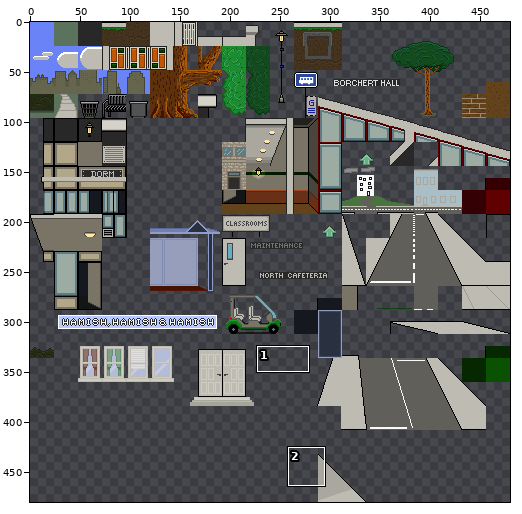
Sprite sheet -- src/images/tilesets/city.png. Above, an overview of the earlier version with the close-up marked.
Close-up. The starting point:
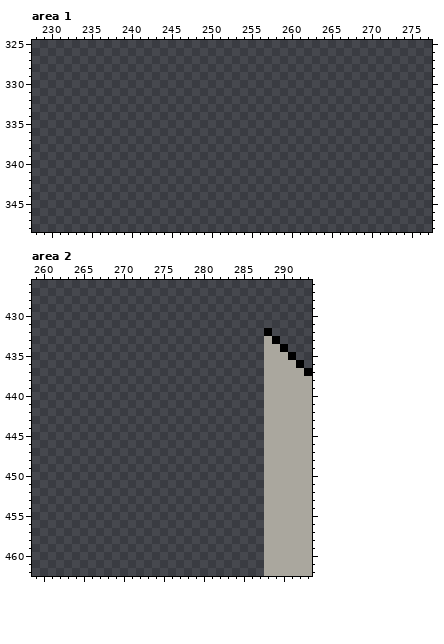
The file is 480x480 pixels. Pixels under 10% opacity are left out. Colours within 5 levels of each other are drawn and written as one. Shown: area 1: x 228..277, y 325..348; area 2: x 259..293, y 426..462.
And afterwards:
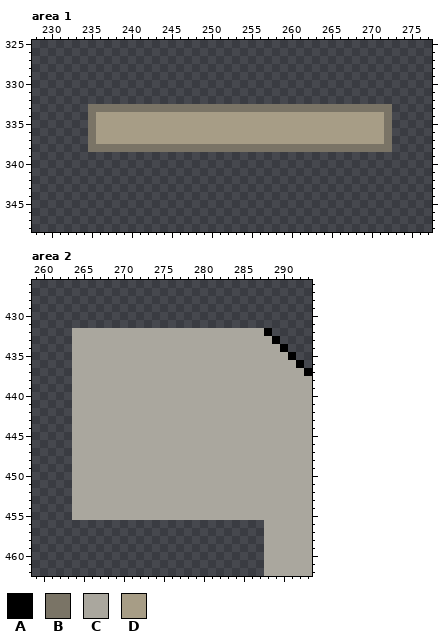
Palette (. is transparent): A #000000  B #7a7466  C #aaa79e  D #a79d86
What changed:
--- area 1
@@ x 228..277 @@
 332 ..................................................
-333 ..................................................
-334 ..................................................
-335 ..................................................
-336 ..................................................
-337 ..................................................
-338 ..................................................
+333 .......BBBBBBBBBBBBBBBBBBBBBBBBBBBBBBBBBBBBBB.....
+334 .......BDDDDDDDDDDDDDDDDDDDDDDDDDDDDDDDDDDDDB.....
+335 .......BDDDDDDDDDDDDDDDDDDDDDDDDDDDDDDDDDDDDB.....
+336 .......BDDDDDDDDDDDDDDDDDDDDDDDDDDDDDDDDDDDDB.....
+337 .......BDDDDDDDDDDDDDDDDDDDDDDDDDDDDDDDDDDDDB.....
+338 .......BBBBBBBBBBBBBBBBBBBBBBBBBBBBBBBBBBBBBB.....
 339 ..................................................
--- area 2
@@ x 259..293 @@
 431 ...................................
-432 .............................A.....
-433 .............................CA....
-434 .............................CCA...
-435 .............................CCCA..
-436 .............................CCCCA.
-437 .............................CCCCCA
-438 .............................CCCCCC
-439 .............................CCCCCC
-440 .............................CCCCCC
-441 .............................CCCCCC
-442 .............................CCCCCC
-443 .............................CCCCCC
-444 .............................CCCCCC
-445 .............................CCCCCC
-446 .............................CCCCCC
-447 .............................CCCCCC
-448 .............................CCCCCC
-449 .............................CCCCCC
-450 .............................CCCCCC
-451 .............................CCCCCC
-452 .............................CCCCCC
-453 .............................CCCCCC
-454 .............................CCCCCC
-455 .............................CCCCCC
+432 .....CCCCCCCCCCCCCCCCCCCCCCCCA.....
+433 .....CCCCCCCCCCCCCCCCCCCCCCCCCA....
+434 .....CCCCCCCCCCCCCCCCCCCCCCCCCCA...
+435 .....CCCCCCCCCCCCCCCCCCCCCCCCCCCA..
+436 .....CCCCCCCCCCCCCCCCCCCCCCCCCCCCA.
+437 .....CCCCCCCCCCCCCCCCCCCCCCCCCCCCCA
+438 .....CCCCCCCCCCCCCCCCCCCCCCCCCCCCCC
+439 .....CCCCCCCCCCCCCCCCCCCCCCCCCCCCCC
+440 .....CCCCCCCCCCCCCCCCCCCCCCCCCCCCCC
+441 .....CCCCCCCCCCCCCCCCCCCCCCCCCCCCCC
+442 .....CCCCCCCCCCCCCCCCCCCCCCCCCCCCCC
+443 .....CCCCCCCCCCCCCCCCCCCCCCCCCCCCCC
+444 .....CCCCCCCCCCCCCCCCCCCCCCCCCCCCCC
+445 .....CCCCCCCCCCCCCCCCCCCCCCCCCCCCCC
+446 .....CCCCCCCCCCCCCCCCCCCCCCCCCCCCCC
+447 .....CCCCCCCCCCCCCCCCCCCCCCCCCCCCCC
+448 .....CCCCCCCCCCCCCCCCCCCCCCCCCCCCCC
+449 .....CCCCCCCCCCCCCCCCCCCCCCCCCCCCCC
+450 .....CCCCCCCCCCCCCCCCCCCCCCCCCCCCCC
+451 .....CCCCCCCCCCCCCCCCCCCCCCCCCCCCCC
+452 .....CCCCCCCCCCCCCCCCCCCCCCCCCCCCCC
+453 .....CCCCCCCCCCCCCCCCCCCCCCCCCCCCCC
+454 .....CCCCCCCCCCCCCCCCCCCCCCCCCCCCCC
+455 .....CCCCCCCCCCCCCCCCCCCCCCCCCCCCCC
 456 .............................CCCCCC
Boxes around the changes in both close-ups, in picture pixels (x1, y1, x2, y2):
added: (88, 104, 392, 152)
added: (72, 328, 264, 520)
